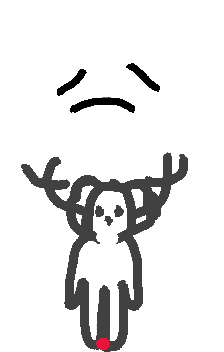
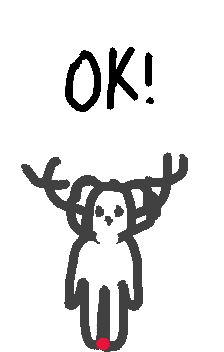
Layer changes from the first 224 × 352 image to the second:
added layer "ok.png" above "rdv18.png" over <box>65,47,154,112</box>
hid "pascontent.png" over <box>57,63,160,113</box>
